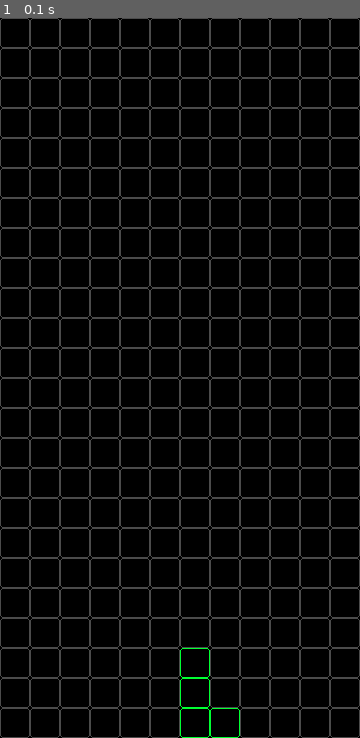
Above: before the commit, frame 1.
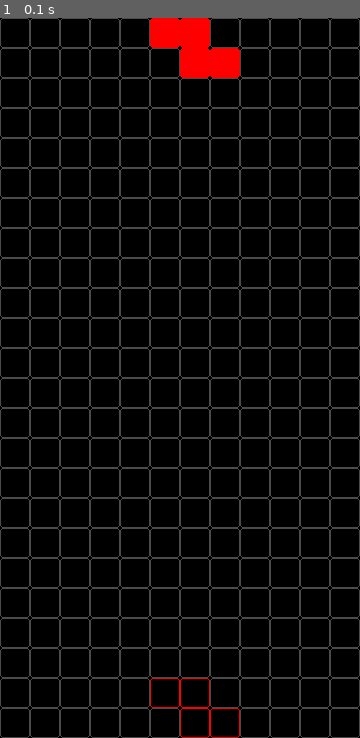
Above: after the commit, the same moment.

Repository: Jacobsen1/Tetris
Game: pygame game, started from main.py
Same seed, same stepped clock (60 frames per second), same inputs: the game is played once before the commit and once after it.
Inputs:
- Up to frame 1 (0.1 s): no input

The runs differ from the first frame. In frame 1, 1.6% of the frame differs, in the area x 41-67%, y 0-100%.

Commit message:
fixed outlines for rotation and moving

Diff:
--- a/Fig.py
+++ b/Fig.py
@@ -1,10 +1,9 @@
 
 class Fig:
-    def __init__(self, color, border, border_rad, is_fig, placed=False, is_outline=False) -> None:
+    def __init__(self, color, border, border_rad, placed=False, is_fig=False) -> None:
 
         self.color = color
         self.border = border
         self.border_rad = border_rad
+        self.placed = placed
         self.is_fig = is_fig
-        self.placed = placed
-        self.is_outline = is_outline
--- a/Figures.py
+++ b/Figures.py
@@ -132,14 +132,11 @@
         self.current_rot = 0
 
     def select_figure(self):
-        print("Selecting figure")
-
         self.current_letter = rnd.choice(list(figure_matrices.keys()))
         self.current_rot = 0
         return 0, 5, figure_matrices[self.current_letter][self.current_rot]
 
     def rotate(self):
-        #old_fig_mat = figure_matrices[self.current_letter][self.current_rot]
         self.current_rot += 1
         self.current_rot %= len(figure_matrices[self.current_letter])
         return figure_matrices[self.current_letter][self.current_rot]
--- a/game.py
+++ b/game.py
@@ -12,13 +12,13 @@
         self.grid = []
         self.finished_figures = []
         self.CELL_SIZE = CELL_SIZE
+        self.color_ind = -1
         self.current_color = -1
 
-        print("Initializing Board")
         for i in range(BOARD_HEIGHT):
             grid_row = []
             for j in range(BOARD_WIDTH + 1):
-                grid_row.append(Fig((75, 75, 75), 1, 3, False))
+                grid_row.append(Fig((75, 75, 75), 1, 3))
             self.grid.append(grid_row)
         for i in range(BOARD_WIDTH):
             self.finished_figures.append(
@@ -30,14 +30,14 @@
                 pg.Rect(i * CELL_SIZE, (BOARD_WIDTH)*CELL_SIZE, CELL_SIZE, CELL_SIZE))
 
     def set_new_color(self):
-        self.current_color = rnd.choice(colors)
+        self.color_ind += 1
+        self.current_color = colors[(self.color_ind) % len(colors)]
 
     def set_figure(self, x, y, fig_mat):
-
         for i, row in enumerate(fig_mat):
             for j, e in enumerate(row):
                 if(e == 1):
-                    self.grid[x+i][y+j] = Fig((255, 0, 0), 0, 0, True)
+                    self.grid[x+i][y+j] = Fig(self.current_color, 0, 3, is_fig=True)
 
     def draw(self, screen):
 
@@ -50,25 +50,24 @@
 
     def update_fig(self, x, y, fig_mat, dir):
         newx, newy = x, y
-        outline_x, offset = self.find_outline_x(x, y, fig_mat)
+
         for i, row in enumerate(fig_mat):
             for j, e in enumerate(row):
                 if(e == 1):
-                    self.grid[x+i][y+j] = Fig((75, 75, 75), 1, 3, False)
-                    self.grid[outline_x+offset-1+i][y+j] = Fig((75, 75, 75), 1, 3, False)
-        print(fig_mat)
+                    self.grid[x+i][y+j] = Fig((75, 75, 75), 1, 3)
+
         for i, row in enumerate(fig_mat):
             for j, e in enumerate(row):
                 if(e == 1):
                     if dir == "DOWN":
-                        self.grid[x+i+1][y+j] = Fig(self.current_color, 0, 0, True)
+                        self.grid[x+i+1][y+j] = Fig(self.current_color, 0, 3, is_fig=True)
                         newx = x + 1
                     elif dir == "LEFT":
-                        self.grid[x+i][y+j-1] = Fig(self.current_color, 0, 0, True)
+                        self.grid[x+i][y+j-1] = Fig(self.current_color, 0, 3, is_fig=True)
                         newy = y - 1
                     elif dir == "RIGHT":
+                        self.grid[x+i][y+j+1] = Fig(self.current_color, 0, 3, is_fig=True)
                         newy = y + 1
-                        self.grid[x+i][y+j+1] = Fig(self.current_color, 0, 0, True)
 
         return newx, newy
 
@@ -95,59 +94,43 @@
                         for j, e in enumerate(row):
                             if(e == 1):
                                 self.grid[x+i][y+j].placed = True
-                    print(self.print_grid(16))
+                    #print(self.print_grid(16))
                 return False
 
         return True
 
     def rotate(self, x, y,fig_mat):
-        outline_x, offset = self.find_outline_x(x, y, fig_mat)
-        print(outline_x)
-        outline_fig_mat = copy.deepcopy(fig_mat)
-        if offset == 1:
-            outline_x -= 1
-            for i, row in enumerate(fig_mat):
-                outline_fig_mat[(i+1)%len(fig_mat)] = fig_mat[i]
-        elif offset == 2:
-            outline_x -= 2
-            for i, row in enumerate(fig_mat):
-                outline_fig_mat[(i+2)%len(fig_mat)] = fig_mat[i]
 
-        for i, row in enumerate(outline_fig_mat):
-            for j, e in enumerate(row):
-                if e == 0:
-                    self.grid[outline_x+offset-1+i][y+j] = Fig((75, 75, 75), 1, 3, False)
         for i, row in enumerate(fig_mat):
             for j, e in enumerate(row):
                 if e == 0:
-                    self.grid[x+i][y+j] = Fig((75, 75, 75), 1, 3, False)
+                    self.grid[x+i][y+j] = Fig((75, 75, 75), 1, 3)
                 else:
-                    self.grid[x+i][y+j] = Fig(self.current_color, 0, 0, True)
+                    self.grid[x+i][y+j] = Fig(self.current_color, 0, 3, is_fig=True)
 
 
     def draw_outlines(self, x, y, fig_mat):
-        outline_x, offset = self.find_outline_x(x, y, fig_mat)
+        outline_x = self.find_outline_x(x, y, fig_mat)
+
+        for i, row in enumerate(self.grid):
+            for j, e in enumerate(row):
+                fig = self.grid[i][j]
+                if fig.color == self.current_color and not fig.is_fig:
+                    fig.color = (75, 75, 75)
 
         for i, row in enumerate(fig_mat):
             for j, e in enumerate(row):
                 if(e == 1):
-                    self.grid[outline_x-1+offset+i][y+j].color = self.current_color
-                    self.grid[outline_x-1+offset+i][y+j].is_outline = True
-
+                    self.grid[outline_x-1+i][y+j].color = self.current_color
 
 
     def find_outline_x(self, x, y, fig_mat):
         #Creating figure
-        offset = 0
         cur_fig = []
         for i, row in enumerate(fig_mat):
             for j, e in enumerate(row):
-                cur_fig.append(pg.Rect((x+i)*self.CELL_SIZE, (y+j)*self.CELL_SIZE, self.CELL_SIZE, self.CELL_SIZE))
-
-        if all(v == 0 for v in fig_mat[-1]):
-            offset = 1
-            if all(v == 0 for v in fig_mat[-2]):
-                offset = 2
+                if e == 1:
+                    cur_fig.append(pg.Rect((x+i)*self.CELL_SIZE, (y+j)*self.CELL_SIZE, self.CELL_SIZE, self.CELL_SIZE))
 
         collided = False
         figx = x
@@ -157,7 +140,7 @@
                     collided = True
 
             if collided:
-                return figx, offset
+                return figx
 
             else:
                 figx += 1
@@ -166,13 +149,15 @@
 
         return -1
 
+
+
     def print_grid(self, start):
         str = ''
         for i in range(start, len(self.grid)):
             for fig in self.grid[i]:
                 if fig.placed:
                     str += 'X'
-                elif not fig.is_fig:
+                else:
                     str += 'O'
             str += '\n'
         return str
--- a/main.py
+++ b/main.py
@@ -1,3 +1,4 @@
+#!/usr/bin/python3
 import sys
 import pygame as pg
 from Figures import Figures
@@ -30,7 +31,6 @@
     elif event.scancode == 82 and game.check_collision(x, y, figures.get_next_fig_mat(), "ROTATE"):
         fig_mat = figures.rotate()
         game.rotate(x, y, fig_mat)
-        print("rotate")
     elif event.scancode == 41:
         pg.quit()
     return x, y, fig_mat
@@ -47,11 +47,12 @@
     clock.tick(30)
     if fall_time/1000 > fall_speed:
         fall_time = 0
-        #x, y = game.update_fig(x, y, fig_mat, "DOWN")
+        x, y = game.update_fig(x, y, fig_mat, "DOWN")
     if(x == -1 and y == -1):
+        print("Start")
         game.set_new_color()
         x, y, fig_mat = figures.select_figure()
-
+        game.set_figure(x, y, fig_mat)
     for event in pg.event.get():
         if event.type == pg.QUIT:
             done = True
@@ -62,12 +63,13 @@
     if not game.check_collision(x, y, fig_mat):
         game.set_new_color()
         x, y, fig_mat = figures.select_figure()
+        game.set_figure(x, y, fig_mat)
 
     #Starts drawing
     screen.fill(BLACK)
+
+    game.draw(screen)
     game.draw_outlines(x, y, fig_mat)
-    game.draw(screen)
-
     pg.display.flip()
 
 
